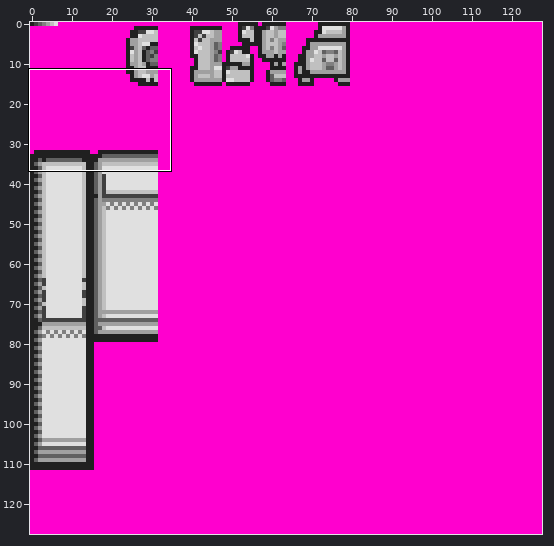
One commit to this sprite sheet: resources/tileset.png. Above, an overview of the earlier version with the close-up marked.
Close-up. Old version:
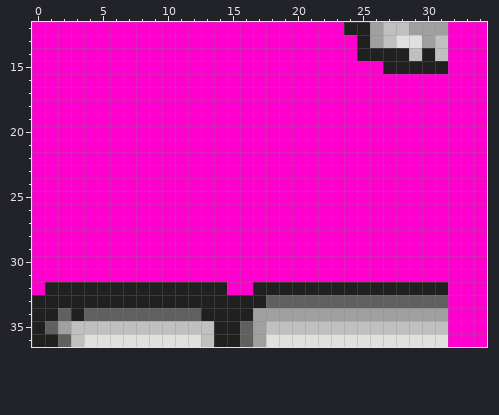
The file is 128x128 pixels. Shown: x 0..34, y 12..36.
Once edited:
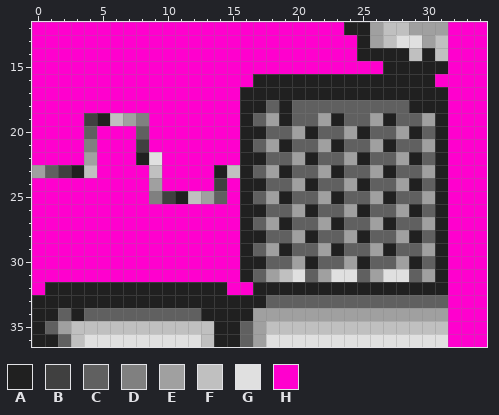
Palette (. is transparent): A #202020  B #404040  C #606060  D #808080  E #a0a0a0  F #c0c0c0  G #e0e0e0  H #ff00ce
Commit: Some unoptimized palette tricks and overlaid tiles
The exact change:
{"y":16,"x":17,"old":"HHHHHHHHHHHHHH","new":"AAAAAAAAAAAAAA"}
{"y":17,"x":16,"old":"HHHHHHHHHHHHHHHH","new":"AAAAAAAAAAAAAAAA"}
{"y":18,"x":16,"old":"HHHHHHHHHHHHHHHH","new":"AACACCCCCCCCCAAA"}
{"y":19,"x":4,"old":"HHHHH","new":"BAFED"}
{"y":19,"x":16,"old":"HHHHHHHHHHHHHHHH","new":"ACEACCEACCEACCEA"}
{"y":20,"x":4,"old":"H","new":"C"}
{"y":20,"x":8,"old":"H","new":"C"}
{"y":20,"x":16,"old":"HHHHHHHHHHHHHHHH","new":"AACCEACCEACCEACA"}
{"y":21,"x":4,"old":"H","new":"D"}
{"y":21,"x":8,"old":"H","new":"B"}
{"y":21,"x":16,"old":"HHHHHHHHHHHHHHHH","new":"ACEACCEACCEACCEA"}
{"y":22,"x":4,"old":"H","new":"E"}
{"y":22,"x":8,"old":"HH","new":"AG"}
{"y":22,"x":16,"old":"HHHHHHHHHHHHHHHH","new":"AACCEACCEACCEACA"}
{"y":23,"x":0,"old":"HHHHH","new":"ECBAF"}
{"y":23,"x":9,"old":"H","new":"F"}
{"y":23,"x":14,"old":"HHHHHHHHHHHHHHHHHH","new":"AFACEACCEACCEACCEA"}
{"y":24,"x":9,"old":"H","new":"E"}
{"y":24,"x":14,"old":"H","new":"B"}
{"y":24,"x":16,"old":"HHHHHHHHHHHHHHHH","new":"AACCEACCEACCEACA"}
{"y":25,"x":9,"old":"HHHHHH","new":"DBAFEC"}
{"y":25,"x":16,"old":"HHHHHHHHHHHHHHHH","new":"ACEACCEACCEACCEA"}
{"y":26,"x":16,"old":"HHHHHHHHHHHHHHHH","new":"AACCEACCEACCEACA"}
{"y":27,"x":16,"old":"HHHHHHHHHHHHHHHH","new":"ACEACCEACCEACCEA"}
{"y":28,"x":16,"old":"HHHHHHHHHHHHHHHH","new":"AACCEACCEACCEACA"}
{"y":29,"x":16,"old":"HHHHHHHHHHHHHHHH","new":"ACEACCEACCEACCEA"}
{"y":30,"x":16,"old":"HHHHHHHHHHHHHHHH","new":"AACCEACCEACCEACA"}
{"y":31,"x":16,"old":"HHHHHHHHHHHHHHHH","new":"ACEFGCEGGCEGGCEA"}
{"label":"changed","picture_box":[32,74,448,282]}
